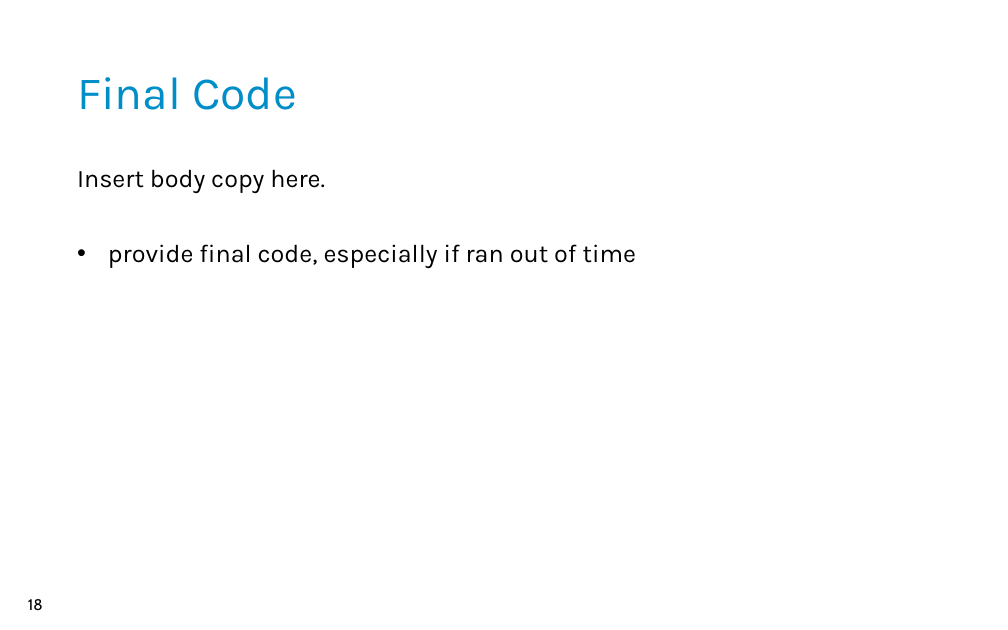
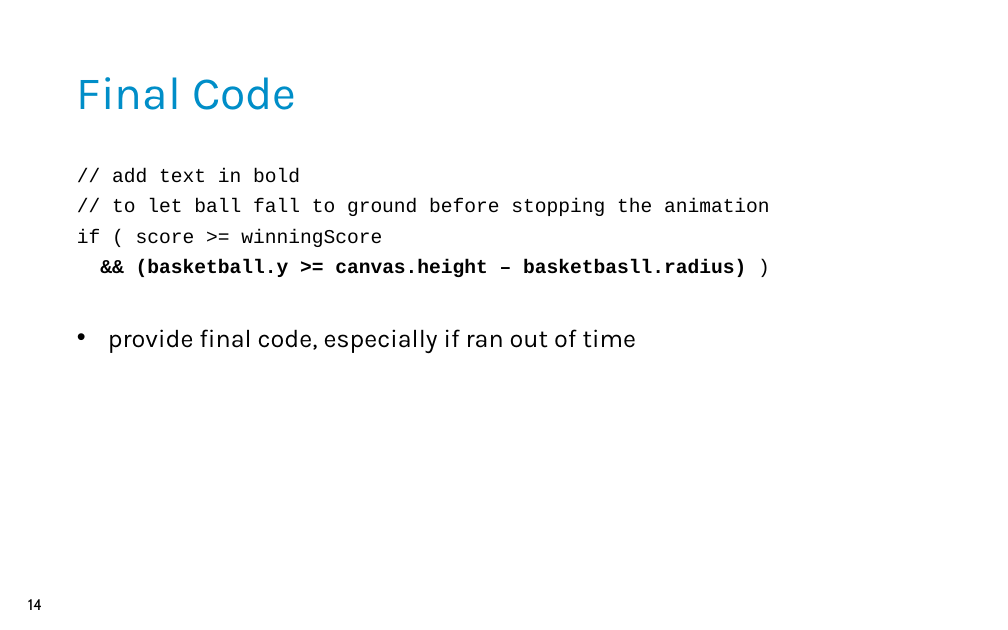
Before and after one commit to ProfessorGailHarris/BasketballInJS, a slide deck: slide 14 of Slides_BasketballInJS.pptx (slide 18 before the commit). Drawn at 1008x630 pixels with LibreOffice and Linux fonts; fonts in the diff are those of the drawing; background and template pictures are left out. Boxes give left, top, right and bottom in pixels: in the first picture for what was removed or moved away, otherwise in the second. Text is boxed around its words. In the diff, an @@ line names an element or a change of style, - is before the commit and + after.

```diff
--- a/Slides_BasketballInJS.pptx
+++ b/Slides_BasketballInJS.pptx
@@ text at bbox=[77, 168, 770, 277]: text changed; size 36 to 28 pt; font Karla to Courier New @@
-Insert body copy here.
+// add text in bold
+// to let ball fall to ground before stopping the animation
+if ( score >= winningScore
+&& (basketball.y >= canvas.height – basketbasll.radius) )
@@ page number at bbox=[28, 599, 42, 610]: text changed @@
-18
+14
```
Also in this commit, not shown: 5 other slides changed, 7 slides added, 13 slides removed.
